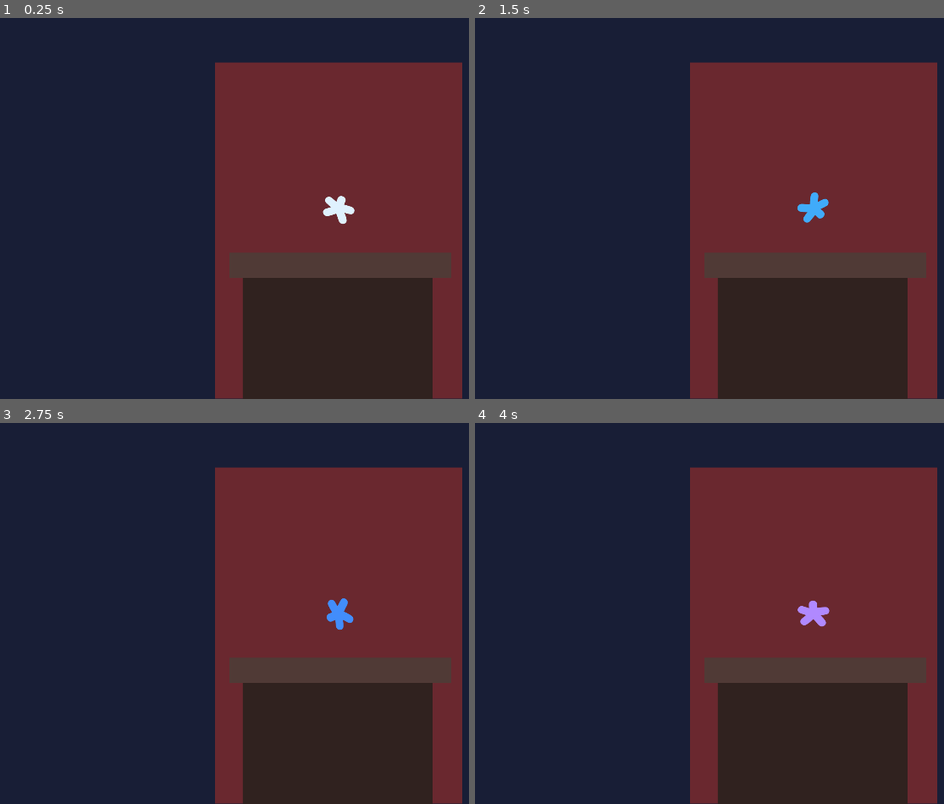
Above: before the commit, frames 1-4 (two rows, left to right).
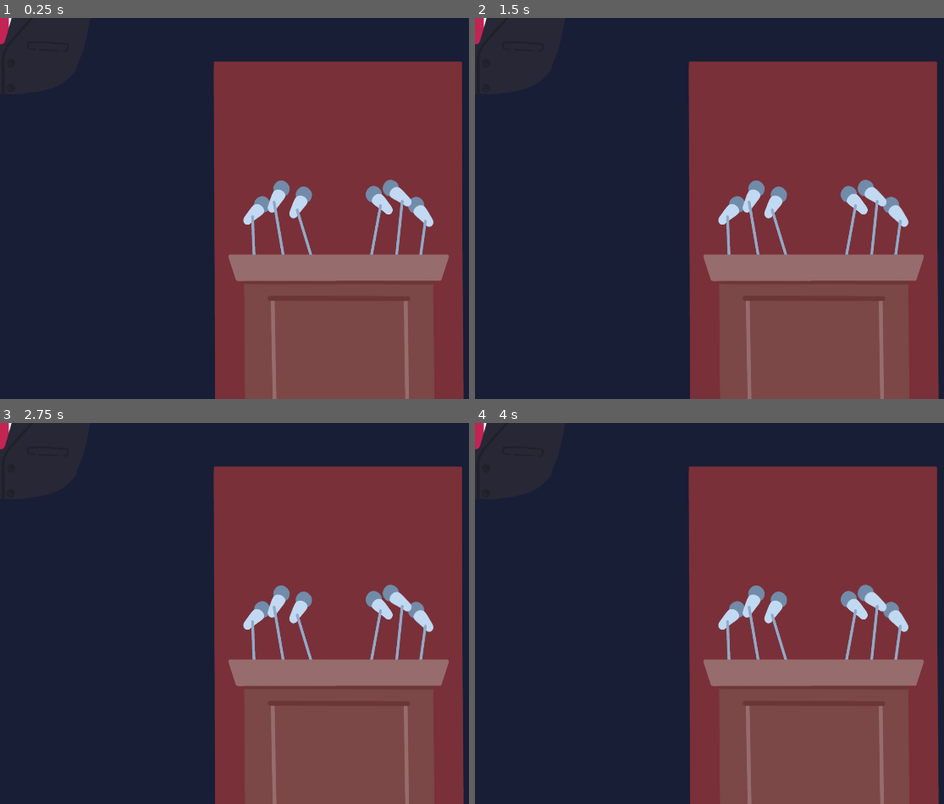
Above: after the commit, the same moments.

Repository: Hangover-Sunshine/BRAINWORM
Game: Godot game, scene res://scenes/cutscenes/cutscenes.tscn
Same seed, same stepped clock (60 frames per second), same inputs: the game is played once before the commit and once after it. This scene is started directly instead of the project's main scene.
Inputs:
- Up to frame 1 (0.25 s): no input
- Up to frame 2 (1.5 s): hold D (right) 0.53-1.28 s; hold Q (dummy_lose) 0.53-1.28 s; hold S (down) from 1.28 s (still down); tap P at 1.35 s
- Up to frame 3 (2.75 s): release S (down) at 2.03 s; hold D (right) from 2.03 s (still down); hold Q (dummy_lose) from 2.03 s (still down)
- Up to frame 4 (4 s): release D (right) at 2.78 s; release Q (dummy_lose) at 2.78 s; hold W (up) 2.78-3.53 s; tap P at 2.85 s; hold A (left) from 3.53 s (still down); hold Q (dummy_lose) from 3.53 s (still down)

The runs differ from the first frame. In frame 1, 19% of the frame differs, in the area x 0-99%, y 0-100%; in frame 2, 19%; in frame 3, 19%; in frame 4, 19%.

Commit message:
Resyncing Game
- Readded background into gameplay
- Renamed Flesh to Neurons
- Assembled Jerry Skeleton (cutscene in prog)

Diff:
--- a/scenes/cutscenes/cutscenes.tscn
+++ b/scenes/cutscenes/cutscenes.tscn
@@ -1,6 +1,14 @@
-[gd_scene load_steps=10 format=3 uid="uid://bai18wlbx1eho"]
+[gd_scene load_steps=18 format=3 uid="uid://bai18wlbx1eho"]
 
 [ext_resource type="Texture2D" uid="uid://by7q7cboxy0cv" path="res://assets/particle/Asterik.png" id="2_4nw8e"]
+[ext_resource type="Texture2D" uid="uid://3sran41n53iv" path="res://assets/character/politician/NPC_Suit.png" id="2_merjl"]
+[ext_resource type="Texture2D" uid="uid://bptmsj0eoh22s" path="res://assets/character/politician/NPC_Mouth.png" id="3_ux0vh"]
+[ext_resource type="Texture2D" uid="uid://mhfcnpvfoo3l" path="res://assets/character/politician/NPC_Jaw.png" id="4_bp75p"]
+[ext_resource type="Texture2D" uid="uid://cclc311klkhn5" path="res://assets/character/politician/NPC_Head.png" id="5_e2so0"]
+[ext_resource type="Texture2D" uid="uid://cg6a23d76xkw3" path="res://assets/character/politician/NPC_Eyeball.png" id="6_wur38"]
+[ext_resource type="Texture2D" uid="uid://c17yyqlxn2o6c" path="res://assets/character/politician/NPC_Eyebrow.png" id="7_gi1bi"]
+[ext_resource type="Texture2D" uid="uid://4k83ravh37m5" path="res://assets/character/politician/Prop_Backdrop.png" id="8_otddw"]
+[ext_resource type="Texture2D" uid="uid://cej54fh6p0sya" path="res://assets/character/politician/Prop_Desk.png" id="9_3sbrk"]
 
 [sub_resource type="Animation" id="Animation_h8415"]
 resource_name = "RESET"
@@ -177,3 +185,58 @@
 
 [node name="Camera2D" type="Camera2D" parent="."]
 position = Vector2(960, 540)
+
+[node name="Politician" type="Node2D" parent="."]
+
+[node name="Skeleton" type="Node2D" parent="Politician"]
+
+[node name="Suit" type="Sprite2D" parent="Politician/Skeleton"]
+texture = ExtResource("2_merjl")
+offset = Vector2(-5, 0)
+
+[node name="Head" type="Node2D" parent="Politician/Skeleton"]
+position = Vector2(-2, -153)
+
+[node name="Face" type="Node2D" parent="Politician/Skeleton/Head"]
+position = Vector2(0, -112)
+
+[node name="Mouth" type="Sprite2D" parent="Politician/Skeleton/Head/Face"]
+position = Vector2(2, 107)
+texture = ExtResource("3_ux0vh")
+
+[node name="Jaw" type="Sprite2D" parent="Politician/Skeleton/Head/Face"]
+position = Vector2(1.25, 128)
+texture = ExtResource("4_bp75p")
+
+[node name="Head" type="Sprite2D" parent="Politician/Skeleton/Head/Face"]
+texture = ExtResource("5_e2so0")
+
+[node name="Eye_L" type="Sprite2D" parent="Politician/Skeleton/Head/Face/Head"]
+position = Vector2(-47, 12)
+texture = ExtResource("6_wur38")
+hframes = 3
+
+[node name="Brow_L" type="Sprite2D" parent="Politician/Skeleton/Head/Face/Head"]
+position = Vector2(-29, -20)
+texture = ExtResource("7_gi1bi")
+offset = Vector2(-21, -2.19)
+
+[node name="Eye_R" type="Sprite2D" parent="Politician/Skeleton/Head/Face/Head"]
+position = Vector2(51, 12)
+texture = ExtResource("6_wur38")
+flip_h = true
+hframes = 3
+
+[node name="Brow_L2" type="Sprite2D" parent="Politician/Skeleton/Head/Face/Head"]
+position = Vector2(72, -20)
+texture = ExtResource("7_gi1bi")
+offset = Vector2(-21, -2.19)
+flip_h = true
+
+[node name="PropBackdrop" type="Sprite2D" parent="."]
+position = Vector2(960, 603)
+texture = ExtResource("8_otddw")
+
+[node name="Desk2" type="Sprite2D" parent="."]
+position = Vector2(960, 769)
+texture = ExtResource("9_3sbrk")
--- a/scenes/game_scene.tscn
+++ b/scenes/game_scene.tscn
@@ -114,7 +114,7 @@
 offset_top = -2410.0
 offset_right = 2074.0
 offset_bottom = 3590.0
-color = Color(0.172549, 0.0352941, 0.0901961, 1)
+color = Color(0.129729, 0.0255367, 0.0527574, 1)
 
 [node name="GameControl" type="Node" parent="."]
 script = ExtResource("2_r1gp1")
--- a/scenes/layout_game.tscn
+++ b/scenes/layout_game.tscn
@@ -82,16 +82,30 @@
 height = 1036
 noise = SubResource("FastNoiseLite_2p82t")
 
+[sub_resource type="ShaderMaterial" id="ShaderMaterial_qatow"]
+
+[sub_resource type="Gradient" id="Gradient_oqvp6"]
+offsets = PackedFloat32Array(0.753247, 1)
+colors = PackedColorArray(0.172549, 0.0352941, 0.0901961, 0, 0.129729, 0.0255367, 0.0527574, 1)
+
+[sub_resource type="GradientTexture2D" id="GradientTexture2D_a6khg"]
+gradient = SubResource("Gradient_oqvp6")
+width = 2000
+height = 2000
+fill = 1
+fill_from = Vector2(0.5, 0.5)
+fill_to = Vector2(0.816514, 0.169725)
+
 [node name="Layout_Game" type="Node2D"]
 script = ExtResource("1_cruol")
 
 [node name="Background" type="Node2D" parent="."]
 
 [node name="Background" type="ColorRect" parent="Background"]
-material = SubResource("ShaderMaterial_miqr3")
-custom_minimum_size = Vector2(1920, 1080)
+material = SubResource("ShaderMaterial_evubc")
+offset_top = -371.0
 offset_right = 1920.0
-offset_bottom = 1080.0
+offset_bottom = 1549.0
 
 [node name="Environment" type="TileMap" parent="Background"]
 material = SubResource("ShaderMaterial_1peyr")
@@ -123,10 +137,14 @@
 position = Vector2(954, 538)
 texture = SubResource("NoiseTexture2D_vldpw")
 
-[node name="Filter_Vignette_All" type="ColorRect" parent="Background"]
-material = SubResource("ShaderMaterial_y27p0")
-offset_right = 1920.0
-offset_bottom = 1080.0
+[node name="Filter_Vignette_Overall" type="TextureRect" parent="Background"]
+material = SubResource("ShaderMaterial_qatow")
+offset_left = -42.0
+offset_top = -423.0
+offset_right = 1958.0
+offset_bottom = 1577.0
+pivot_offset = Vector2(1000, 1000)
+texture = SubResource("GradientTexture2D_a6khg")
 
 [node name="Placeholder_Worm" type="Sprite2D" parent="."]
 visible = false
@@ -134,7 +152,6 @@
 texture = ExtResource("2_ta1vs")
 
 [node name="GUI" type="CanvasLayer" parent="."]
-visible = false
 script = ExtResource("7_wkiok")
 
 [node name="GUI_Time" type="Node2D" parent="GUI"]
@@ -187,7 +204,7 @@
 size_flags_vertical = 0
 theme_override_fonts/font = ExtResource("4_b4rxw")
 theme_override_font_sizes/font_size = 40
-text = "Flesh"
+text = "Neurons"
 vertical_alignment = 2
 
 [node name="Number_Flesh" type="Label" parent="GUI/GUI_Flesh"]
@@ -219,7 +236,7 @@
 size_flags_vertical = 0
 theme_override_fonts/font = ExtResource("4_b4rxw")
 theme_override_font_sizes/font_size = 40
-text = "Macs"
+text = "Maks"
 vertical_alignment = 2
 
 [node name="Number_Macs" type="Label" parent="GUI/GUI_Macs"]
--- a/scenes/menus/menu_gameover.tscn
+++ b/scenes/menus/menu_gameover.tscn
@@ -200,7 +200,7 @@
 layout_mode = 2
 theme_override_fonts/font = ExtResource("2_igy8s")
 theme_override_font_sizes/font_size = 50
-text = "Macs"
+text = "Maks"
 horizontal_alignment = 1
 
 [node name="Number_Macs" type="Label" parent="GameOver_MC/GameOver_VBox/Text_Vbox/Stats_Vbox/HBox_Stats/VBox_Macs"]
Not shown: 2 places in scenes/layout_game.tscn that only renumber resources
Not shown: 1 places in scenes/menus/menu_gameover.tscn that only renumber resources
